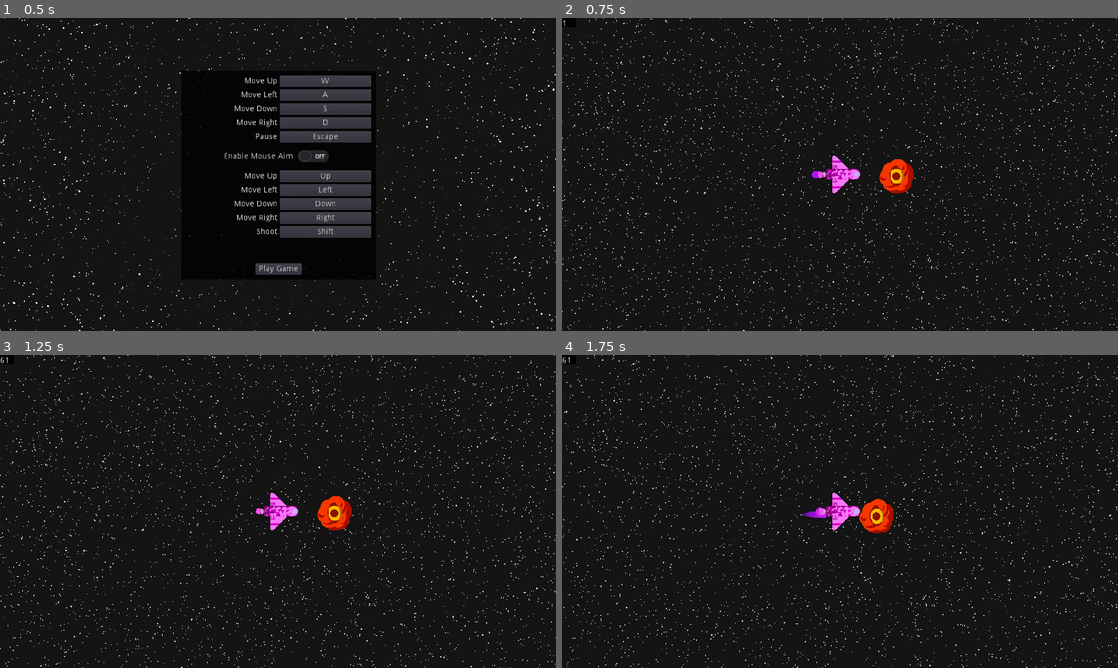
Above: before the commit, frames 1-4 (two rows, left to right).
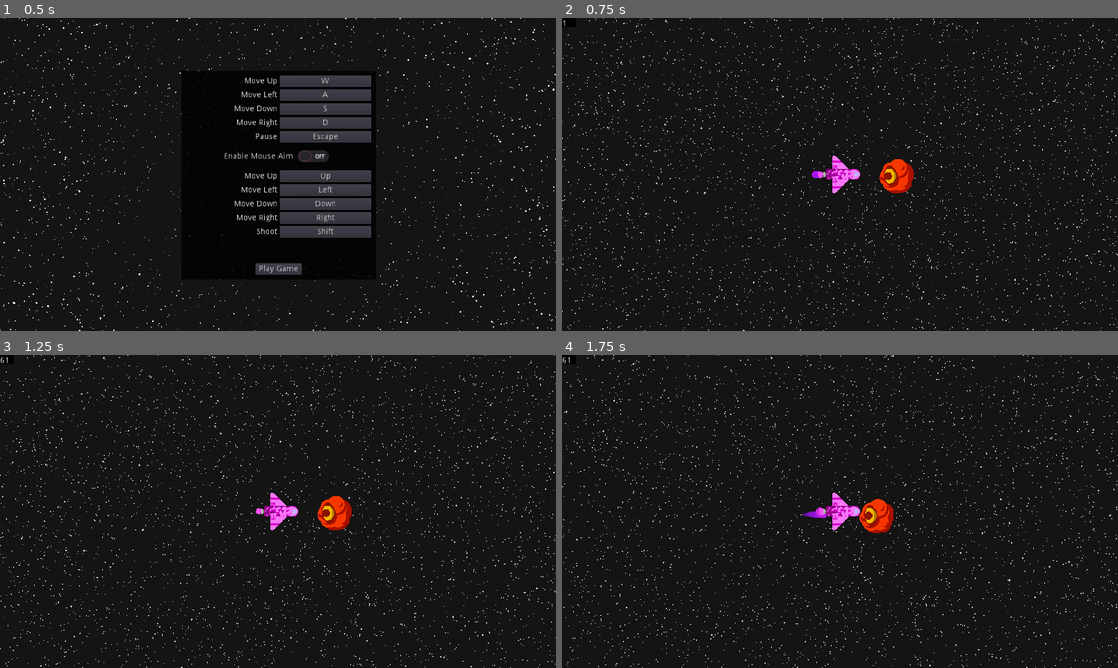
Above: after the commit, the same moments.

Repository: Jellonator/04-Space-Shooter
Game: Godot game, scene res://Gui/StartScreen.tscn
The game is run twice, just before and just after one commit, with the same random seed, the same clock (stepped at 60 frames per second) and the same inputs.
Inputs (mouse positions are in pixels of both pictures, inside the frame that each line leads up to):
- Up to frame 1 (0.5 s): no input
- Up to frame 2 (0.75 s): click "Play Game" at 0.5 s
- Up to frame 3 (1.25 s): no input
- Up to frame 4 (1.75 s): tap Enter at 1.25 s; move the mouse to (962, 495) at 1.27 s; press the mouse at (962, 495) at 1.28 s; hold D (move_right) from 1.28 s (still down)

Frame 1 is identical in both runs. In frame 2, 0.2% of the frame differs, in the area x 57-62%, y 47-54%; in frame 3, 0.2%; in frame 4, 0.2%, in the area x 54-58%, y 48-55%.

Commit message:
Eye enemy now looks around

Diff:
--- a/Gui/StartScreen.tscn
+++ b/Gui/StartScreen.tscn
@@ -90,7 +90,7 @@
 margin_left = 8.0
 margin_top = 8.0
 margin_right = 328.0
-margin_bottom = 356.0
+margin_bottom = 352.0
 __meta__ = {
 "_edit_use_anchors_": false
 }
--- a/Object/Enemy/EnemyBase.gd
+++ b/Object/Enemy/EnemyBase.gd
@@ -12,14 +12,14 @@
 	health = max_health
 	smat = ShaderMaterial.new()
 	smat.shader = shader
-	for sprite in sprites:
-		get_node(sprite).material = smat
 	add_to_group("enemy", true)
 
 func is_dead():
 	return health <= 0
 
 func do_kill():
+	for sprite in sprites:
+		get_node(sprite).material = smat
 	collision_mask = 0
 	collision_layer = 0
 
@@ -45,3 +45,13 @@
 			queue_free()
 		else:
 			smat.set_shader_param("death", death_timer)
+
+func get_nearest_player():
+	var ret = null
+	var dis = 0.0
+	for player in get_tree().get_nodes_in_group("player"):
+		var newdis = player.global_position.distance_to(global_position)
+		if ret == null or newdis < dis:
+			dis = newdis
+			ret = player
+	return ret
--- a/Object/Enemy/EyeEnemy.gd
+++ b/Object/Enemy/EyeEnemy.gd
@@ -1 +1,21 @@
 extends "res://Object/Enemy/EnemyBase.gd"
+
+const LOOK_LEN := Vector2(10, 6)
+const EYE_LEN := 4
+const LOOK_PLAYER_DIS := 500
+
+onready var node_socket := $Base/Socket
+onready var node_eye := $Base/Socket/Eye
+onready var eye_mat := node_eye.material as ShaderMaterial
+
+func _physics_process(delta):
+	var player = get_nearest_player()
+	if player == null:
+		node_socket.position = Vector2(0, 0)
+#		node_eye.position = Vector2(0, 0)
+		eye_mat.set_shader_param("offset", Vector2(0, 0))
+	else:
+		var diff = player.global_position - global_position
+		node_socket.position = LOOK_LEN * diff.normalized()
+#		node_eye.position = EYE_LEN * diff.normalized()
+		eye_mat.set_shader_param("offset", -diff.normalized() * EYE_LEN)
--- a/Object/Enemy/EyeEnemy.tscn
+++ b/Object/Enemy/EyeEnemy.tscn
@@ -1,21 +1,37 @@
-[gd_scene load_steps=4 format=2]
+[gd_scene load_steps=9 format=2]
 
-[ext_resource path="res://Object/Enemy/EyeRock.png" type="Texture" id=1]
+[ext_resource path="res://Object/Enemy/EyeRock/base.PNG" type="Texture" id=1]
 [ext_resource path="res://Object/Enemy/EyeEnemy.gd" type="Script" id=2]
+[ext_resource path="res://Object/Enemy/mask.shader" type="Shader" id=3]
+[ext_resource path="res://Object/Enemy/EyeRock/socket.PNG" type="Texture" id=4]
+[ext_resource path="res://Object/Enemy/EyeRock/eye.PNG" type="Texture" id=5]
+[ext_resource path="res://Object/Enemy/EyeRock/mask.PNG" type="Texture" id=6]
 
-[sub_resource type="CircleShape2D" id=1]
+[sub_resource type="ShaderMaterial" id=1]
+shader = ExtResource( 3 )
+shader_param/offset = Vector2( 0, 0 )
+shader_param/mask = ExtResource( 6 )
+
+[sub_resource type="CircleShape2D" id=2]
 radius = 30.0666
 
 [node name="EyeEnemy" type="KinematicBody2D"]
 collision_layer = 5
 script = ExtResource( 2 )
-sprites = [ NodePath("Sprite") ]
+sprites = [ NodePath("Base"), NodePath("Base/Socket"), NodePath("Base/Socket/Eye") ]
 
-[node name="Sprite" type="Sprite" parent="."]
+[node name="Base" type="Sprite" parent="."]
 position = Vector2( 1, 2 )
 texture = ExtResource( 1 )
+
+[node name="Socket" type="Sprite" parent="Base"]
+texture = ExtResource( 4 )
+
+[node name="Eye" type="Sprite" parent="Base/Socket"]
+material = SubResource( 1 )
+texture = ExtResource( 5 )
 
 [node name="CollisionShape2D" type="CollisionShape2D" parent="."]
 visible = false
 position = Vector2( 1, 0 )
-shape = SubResource( 1 )
+shape = SubResource( 2 )
--- /dev/null
+++ b/Object/Enemy/mask.shader
@@ -0,0 +1,10 @@
+shader_type canvas_item;
+
+uniform sampler2D mask;
+uniform vec2 offset = vec2(0, 0);
+
+void fragment() {
+	vec2 newuv = UV + offset * TEXTURE_PIXEL_SIZE;
+	COLOR = texture(TEXTURE, newuv);
+	COLOR.a = COLOR.a * texture(mask, UV).a;
+}
--- a/Object/Player/Player.tscn
+++ b/Object/Player/Player.tscn
@@ -60,7 +60,9 @@
 scale_curve = SubResource( 4 )
 color_ramp = SubResource( 7 )
 
-[node name="Player" type="KinematicBody2D"]
+[node name="Player" type="KinematicBody2D" groups=[
+"player",
+]]
 collision_layer = 2
 script = ExtResource( 1 )
 
Binary file added: Object/Enemy/EyeRock/base.PNG
Not shown, added: Object/Enemy/EyeRock/base.PNG.import
Binary file added: Object/Enemy/EyeRock/eye.PNG
Not shown, added: Object/Enemy/EyeRock/eye.PNG.import
Binary file added: Object/Enemy/EyeRock/mask.PNG
Not shown, added: Object/Enemy/EyeRock/mask.PNG.import
Binary file added: Object/Enemy/EyeRock/socket.PNG
Not shown, added: Object/Enemy/EyeRock/socket.PNG.import
Not shown, changed: .gitignore
Not shown, changed: Object/Enemy/EyeRock.kra
